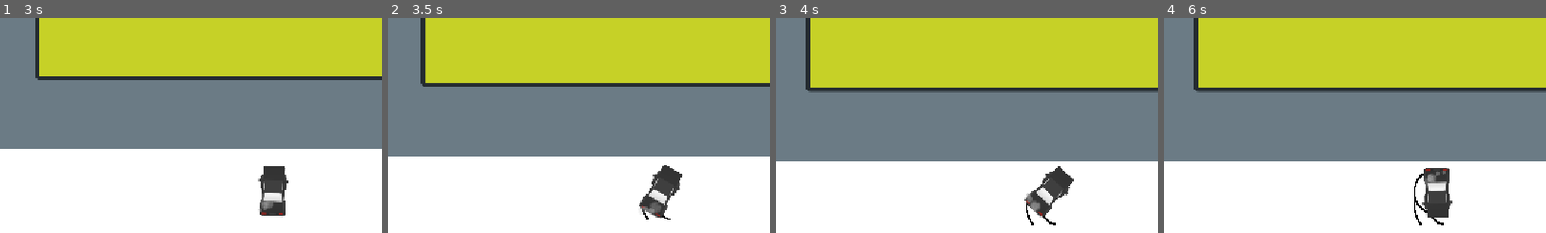
Above: before the commit, frames 1-4 (left to right).
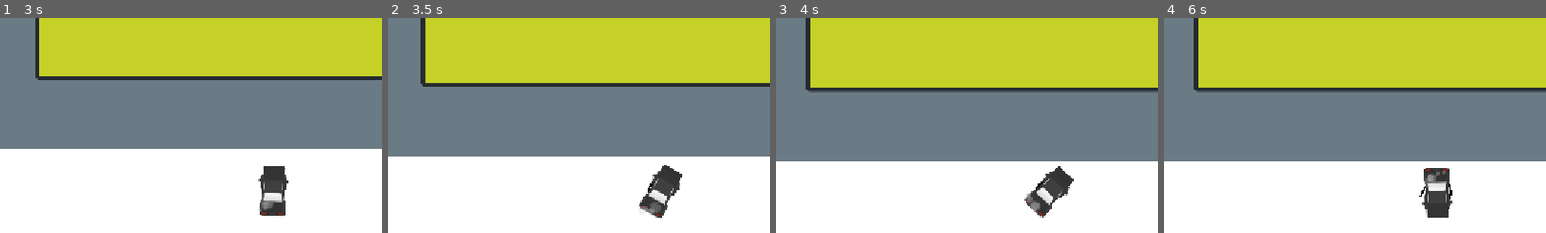
Above: after the commit, the same moments.

Repository: DBorgKiwami/game-jam-2
Game: Godot game, scene res://levels/testlevel.tscn
The game is run twice, just before and just after one commit, with the same random seed, the same clock (stepped at 60 frames per second) and the same inputs. The engine's default icon, where the game draws it, is replaced by a stand-in: a white triangle on a blue panel in a dark square.
Inputs (mouse positions are % of the whole screen's width and height, from its top left):
- Up to frame 1 (3 s): click (37, 94) at 0.5 s; click "Press me 10 times to win" at 1.25 s; click (17, 83) at 2 s; hold Right (turn_right) from 2.78 s (still down); hold Up (gas_pedal) from 2.78 s (still down)
- Up to frame 2 (3.5 s): keep holding Right (turn_right); keep holding Up (gas_pedal)
- Up to frame 3 (4 s): release Right (turn_right) at 3.53 s; release Up (gas_pedal) at 3.53 s; hold Space (brakes) from 3.53 s (still down); tap Up (gas_pedal) at 3.6 s
- Up to frame 4 (6 s): release Space (brakes) at 4.28 s; hold Up (gas_pedal) 4.28-5.03 s; hold Right (turn_right) 4.28-5.78 s; tap Up (gas_pedal) at 5.1 s; hold Left (turn_left) from 5.78 s (still down); hold Up (gas_pedal) from 5.78 s (still down)
The pictures show only the part of the screen within x 14-64%, y 10-60%; the shares and areas given below are measured in that part.

Frame 1 is identical in both runs. In frame 2, less than 0.1% of the frame differs, in the area x 66-74%, y 76-94%; in frame 3, 0.1%; in frame 4, 0.3%, in the area x 65-76%, y 72-97%.

Commit message:
Tire Tracks Fade

Diff:
--- a/player/playercar.tscn
+++ b/player/playercar.tscn
@@ -32,12 +32,18 @@
 scale_curve = SubResource("CurveTexture_outkj")
 color_ramp = SubResource("GradientTexture1D_outkj")
 
+[sub_resource type="Gradient" id="Gradient_axjsj"]
+colors = PackedColorArray(0, 0, 0, 1, 0, 0, 0, 0)
+
+[sub_resource type="GradientTexture1D" id="GradientTexture1D_axjsj"]
+gradient = SubResource("Gradient_axjsj")
+
 [sub_resource type="ParticleProcessMaterial" id="ParticleProcessMaterial_57qmd"]
 particle_flag_disable_z = true
 gravity = Vector3(0, 0, 0)
 scale_min = 0.01
 scale_max = 0.01
-color = Color(0, 0, 0, 1)
+color_ramp = SubResource("GradientTexture1D_axjsj")
 
 [node name="Car" type="CharacterBody2D" unique_id=2090852087 node_paths=PackedStringArray("sprite", "particleEffectPivotPoint")]
 script = ExtResource("1_wwgfg")
@@ -73,7 +79,13 @@
 texture = ExtResource("3_outkj")
 process_material = SubResource("ParticleProcessMaterial_wwgfg")
 
-[node name="Tire Tracks" type="GPUParticles2D" parent="Particle Effects/Back Left Tire" unique_id=626504283]
+[node name="Back Right Tire" type="Node2D" parent="Particle Effects" unique_id=643377992]
+position = Vector2(33, 60)
+
+[node name="Front Left Tire" type="Node2D" parent="Particle Effects" unique_id=1107131385]
+position = Vector2(-33, -25)
+
+[node name="Tire Tracks" type="GPUParticles2D" parent="Particle Effects/Front Left Tire" unique_id=1481430765]
 z_index = 1
 amount = 1000
 texture = ExtResource("4_axjsj")
@@ -81,10 +93,10 @@
 fixed_fps = 144
 process_material = SubResource("ParticleProcessMaterial_57qmd")
 
-[node name="Back Right Tire" type="Node2D" parent="Particle Effects" unique_id=643377992]
-position = Vector2(33, 60)
+[node name="Front Right Tire" type="Node2D" parent="Particle Effects" unique_id=646915493]
+position = Vector2(33, -25)
 
-[node name="Tire Tracks" type="GPUParticles2D" parent="Particle Effects/Back Right Tire" unique_id=53607624]
+[node name="Tire Tracks" type="GPUParticles2D" parent="Particle Effects/Front Right Tire" unique_id=61092071]
 z_index = 1
 amount = 1000
 texture = ExtResource("4_axjsj")
